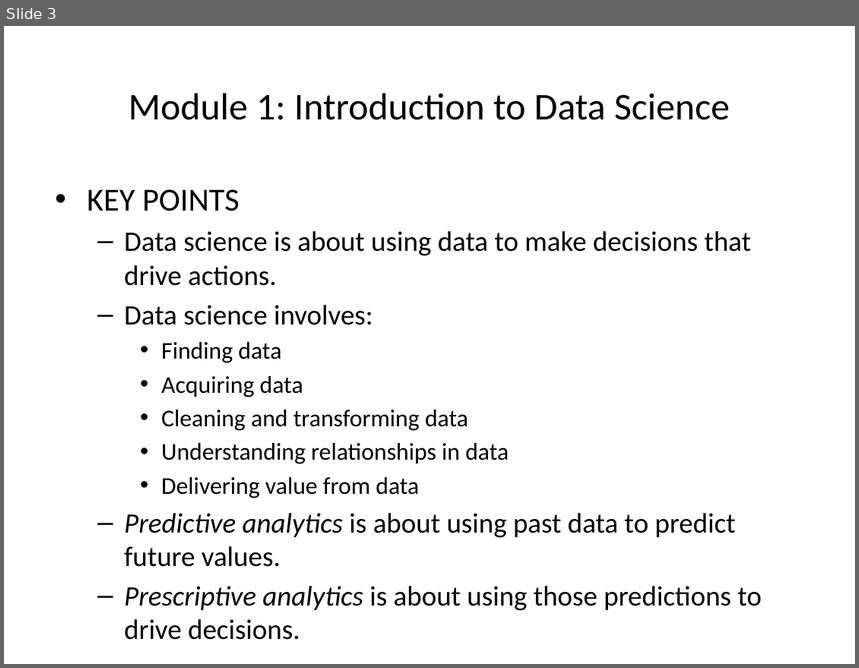
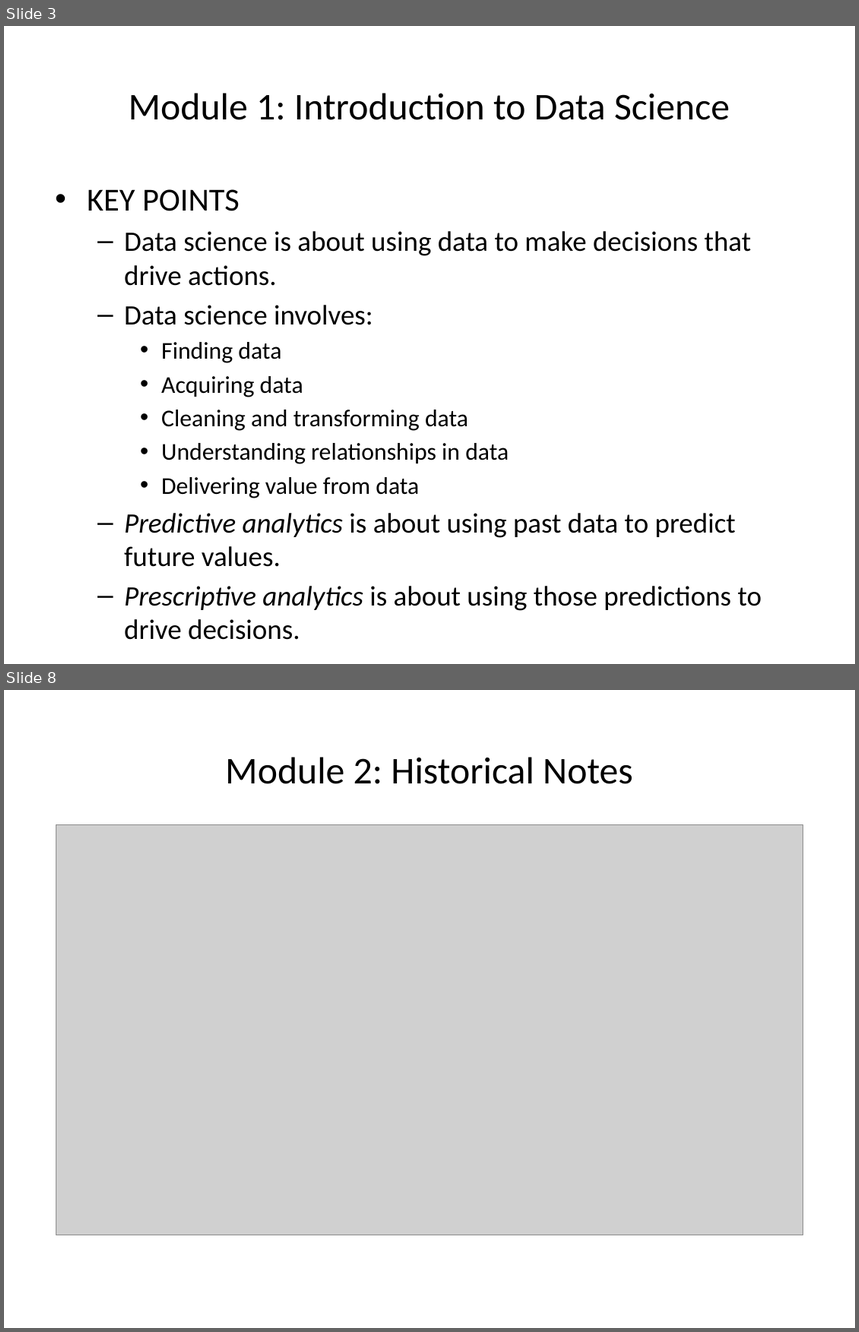
Before and after one commit to mmasloub/Microsoft--DAT203x-Data-Science-and-Machine-Learning-Essentials, a slide deck: Module 1.pptx. Shown one above the other, each under a label of ours: slide 3 before the commit, slides 3 and 8 after it; the slides between them are not shown. The pictures are 859x668 and 859x1332 pixels, drawn with LibreOffice and Linux fonts; fonts in the diff are those of the drawing; grey boxes stand for pictures. Boxes give left, top, right and bottom in pixels: in the first picture for what was removed or moved away, otherwise in the second. Text is boxed around its words. In the diff, an @@ line names an element or a change of style, - is before the commit and + after.

Commit message:
Module 1 - Chapter 2

```diff
--- a/Module 1.pptx
+++ b/Module 1.pptx
@@ slide 8 added at <box>4,690,855,1328</box>, background #FFFFFF @@
@@ title added at <box>225,757,633,784</box>, 32 pt, text #000000 @@
+Module 2: Historical Notes
@@ picture added at <box>56,825,804,1235</box> @@
```
Also in this commit, not shown: 4 other slides added.
